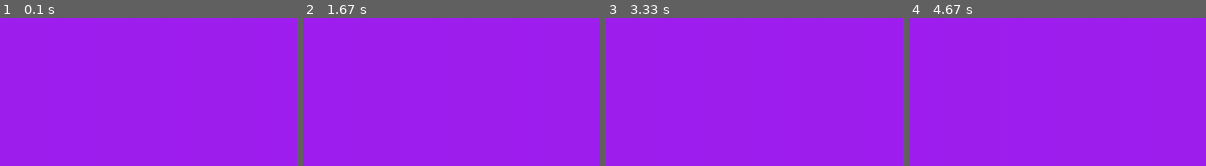
Above: before the commit, frames 1-4 (left to right).
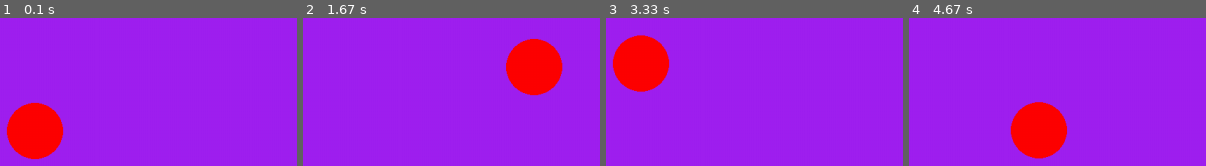
Above: after the commit, the same moments.

Repository: pvmartins87/first-pygame
Game: pygame game, started from main.py
Same seed, same stepped clock (60 frames per second), same inputs: the game is played once before the commit and once after it.
Inputs:
- Up to frame 1 (0.1 s): no input
- Up to frame 2 (1.67 s): hold D 0.33-0.8 s; hold W 0.83-1.13 s; hold D 1.17-1.63 s
- Up to frame 3 (3.33 s): hold A 1.67-2.2 s; hold S 2.23-2.53 s; hold A 2.57-2.97 s; hold W from 3 s (still down)
- Up to frame 4 (4.67 s): release W at 3.37 s; hold D 3.4-4.03 s; hold S 4.07-4.43 s; hold A from 4.47 s (still down)

The runs differ from the first frame. In frame 1, 5.8% of the frame differs, in the area x 2-22%, y 56-96%; in frame 2, 5.8%; in frame 3, 5.8%, in the area x 2-22%, y 11-50%; in frame 4, 5.8%.

Commit message:
now with a ball controlled by wasd

Diff:
--- a/main.py
+++ b/main.py
@@ -1,4 +1,4 @@
-# Example file showing a basic pygame "game loop"
+# Example file showing a circle moving on screen
 import pygame
 
 # pygame setup
@@ -6,6 +6,9 @@
 screen = pygame.display.set_mode((1280, 720))
 clock = pygame.time.Clock()
 running = True
+dt = 0
+
+player_pos = pygame.Vector2(screen.get_width() / 2, screen.get_height() / 2)
 
 while running:
     # poll for events
@@ -17,11 +20,24 @@
     # fill the screen with a color to wipe away anything from last frame
     screen.fill("purple")
 
-    # RENDER YOUR GAME HERE
+    pygame.draw.circle(screen, "red", player_pos, 40)
+
+    keys = pygame.key.get_pressed()
+    if keys[pygame.K_w]:
+        player_pos.y -= 300 * dt
+    if keys[pygame.K_s]:
+        player_pos.y += 300 * dt
+    if keys[pygame.K_a]:
+        player_pos.x -= 300 * dt
+    if keys[pygame.K_d]:
+        player_pos.x += 300 * dt
 
     # flip() the display to put your work on screen
     pygame.display.flip()
 
-    clock.tick(60)  # limits FPS to 60
+    # limits FPS to 60
+    # dt is delta time in seconds since last frame, used for framerate-
+    # independent physics.
+    dt = clock.tick(60) / 1000
 
 pygame.quit()
